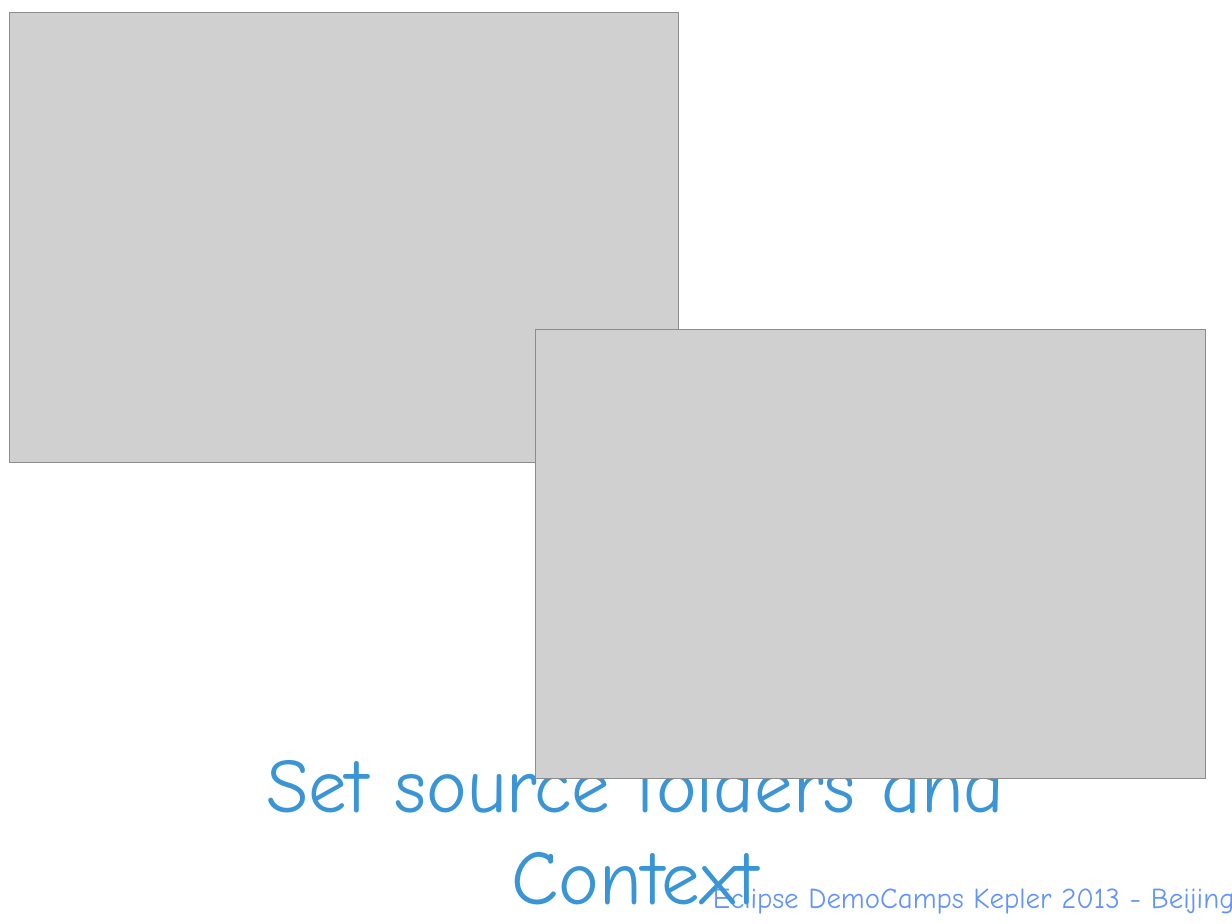
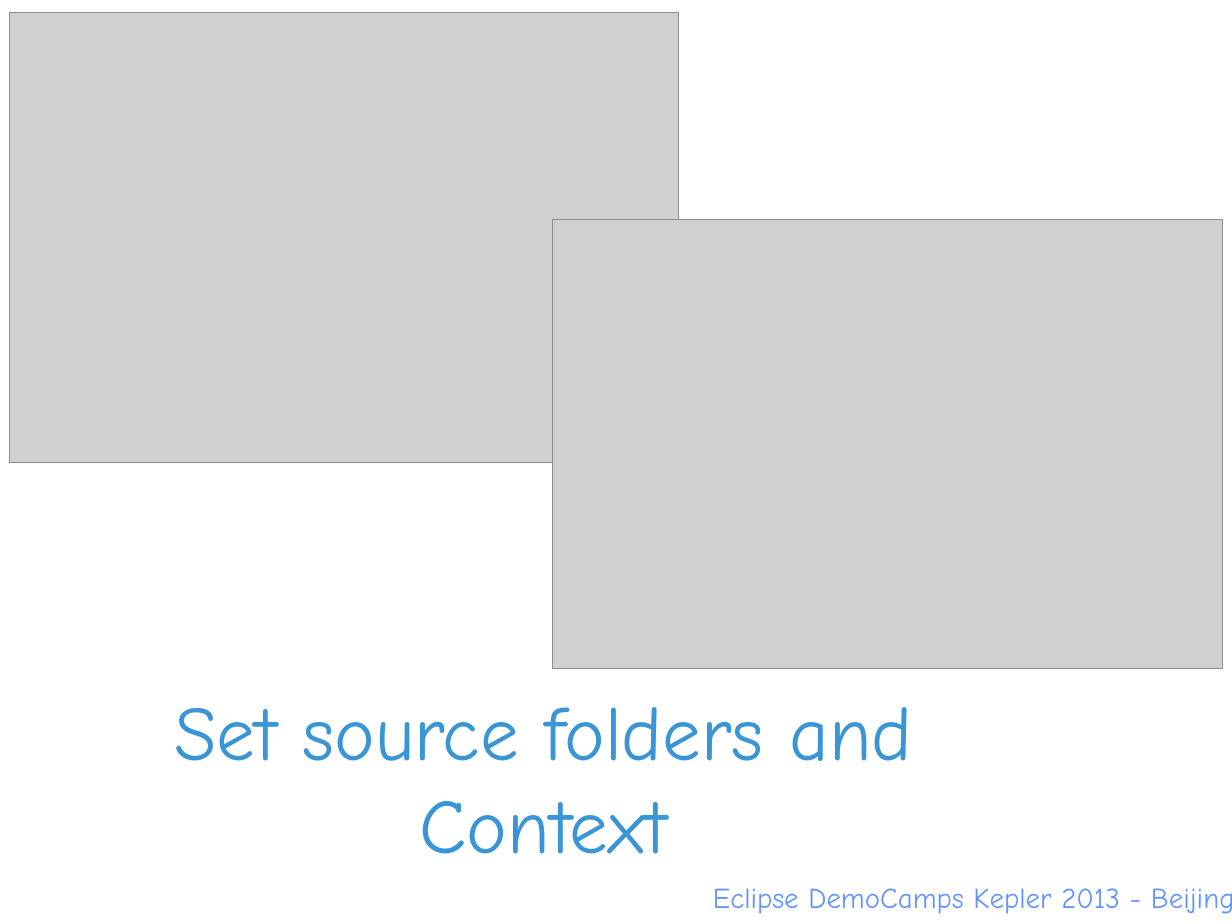
Before and after one commit to Eclipse-China/Eclipse-China.github.io, a slide deck: slide 7 of Day/Presentations/Granatella/How to use Eclipse Day Beijing - Granatella.ppt. Drawn at 1232x924 pixels with LibreOffice and Linux fonts; fonts in the diff are those of the drawing; grey boxes stand for pictures; background and template pictures are left out. Boxes give left, top, right and bottom in pixels: in the first picture for what was removed or moved away, otherwise in the second. Text is boxed around its words. In the diff, an @@ line names an element or a change of style, - is before the commit and + after.

```diff
--- a/Day/Presentations/Granatella/How to use Eclipse Day Beijing - Granatella.ppt
+++ b/Day/Presentations/Granatella/How to use Eclipse Day Beijing - Granatella.ppt
@@ picture: place and size @@
-picture at [535, 330, 1206, 779]
+picture at [553, 220, 1223, 669]
@@ title "Set source folders and Context" rewrapped from [266, 745, 1005, 908] to [174, 707, 913, 854] @@
@@ text "Eclipse DemoCamps Kepler 2013 - ..." rewrapped from [713, 882, 1232, 914] to [713, 888, 1232, 914] @@
```
Also in this commit, not shown: 5 other slides changed.
